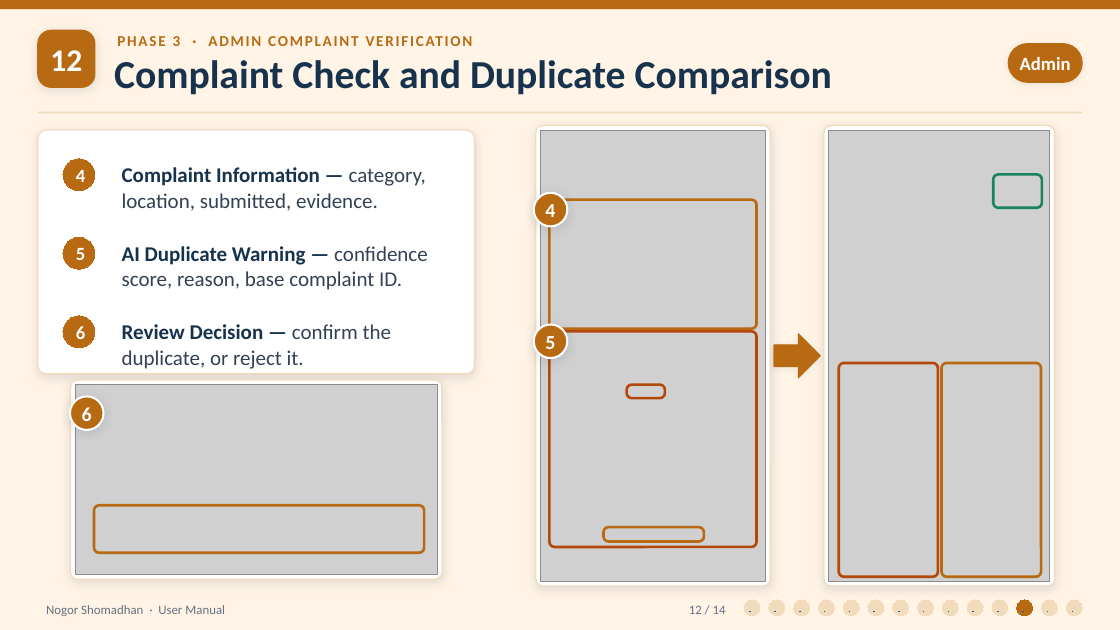
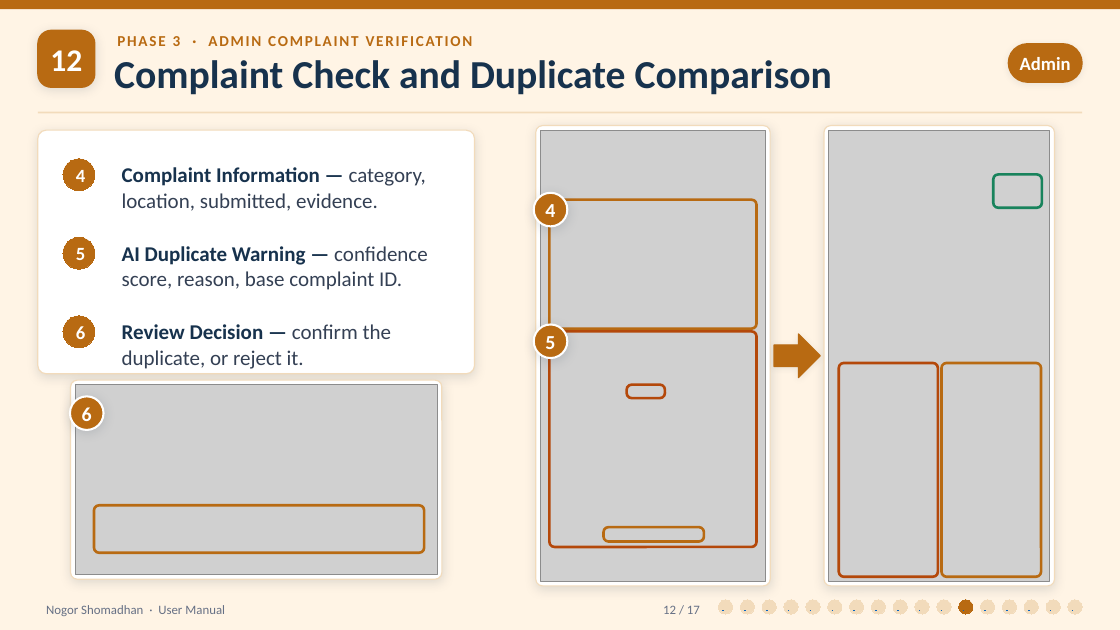
Before and after one commit to Zawadur-Rafid/NogorShomadhan, a slide deck: slide 12 of User Manual/NogorShomadhan_UserManual_Phase1.pptx. Drawn at 1120x630 pixels with LibreOffice and Linux fonts; fonts in the diff are those of the drawing; grey boxes stand for pictures. Boxes give left, top, right and bottom in pixels: in the first picture for what was removed or moved away, otherwise in the second. Text is boxed around its words. In the diff, an @@ line names an element or a change of style, - is before the commit and + after.

```diff
--- a/User Manual/NogorShomadhan_UserManual_Phase1.pptx
+++ b/User Manual/NogorShomadhan_UserManual_Phase1.pptx
@@ text at (663,605,700,614): text changed @@
-12 / 14
+12 / 17
@@ ellipse: place and size @@
-ellipse at (744,600,760,616)
+ellipse at (718,600,733,614)
@@ ellipse: place and size @@
-ellipse at (769,600,785,616)
+ellipse at (740,600,755,614)
@@ ellipse: place and size @@
-ellipse at (794,600,810,616)
+ellipse at (762,600,776,614)
@@ ellipse: place and size @@
-ellipse at (818,600,834,616)
+ellipse at (784,600,798,614)
@@ ellipse: place and size @@
-ellipse at (844,600,860,616)
+ellipse at (806,600,820,614)
@@ ellipse: place and size @@
-ellipse at (868,600,884,616)
+ellipse at (828,600,842,614)
@@ ellipse: place and size @@
-ellipse at (893,600,909,616)
+ellipse at (849,600,864,614)
@@ ellipse: place and size @@
-ellipse at (918,600,933,616)
+ellipse at (871,600,886,614)
@@ ellipse: place and size @@
-ellipse at (943,600,959,616)
+ellipse at (893,600,907,614)
@@ ellipse: place and size @@
-ellipse at (967,600,983,616)
+ellipse at (915,600,929,614)
@@ ellipse: place and size @@
-ellipse at (992,600,1008,616)
+ellipse at (937,600,951,614)
@@ ellipse: place and size @@
-ellipse at (1017,600,1033,616)
+ellipse at (959,600,973,614)
@@ ellipse: place and size @@
-ellipse at (1042,600,1058,616)
+ellipse at (981,600,995,614)
@@ ellipse: place and size @@
-ellipse at (1066,600,1082,616)
+ellipse at (1002,600,1017,614)
@@ ellipse added at (1024,600,1038,614), fill #F2DBBB, outline #F2DBBB 0.75 pt @@
@@ ellipse added at (1046,600,1060,614), fill #F2DBBB, outline #F2DBBB 0.75 pt @@
@@ ellipse added at (1068,600,1082,614), fill #F2DBBB, outline #F2DBBB 0.75 pt @@
```
Also in this commit, not shown: 13 other slides changed, 3 slides added, 2 other files.
